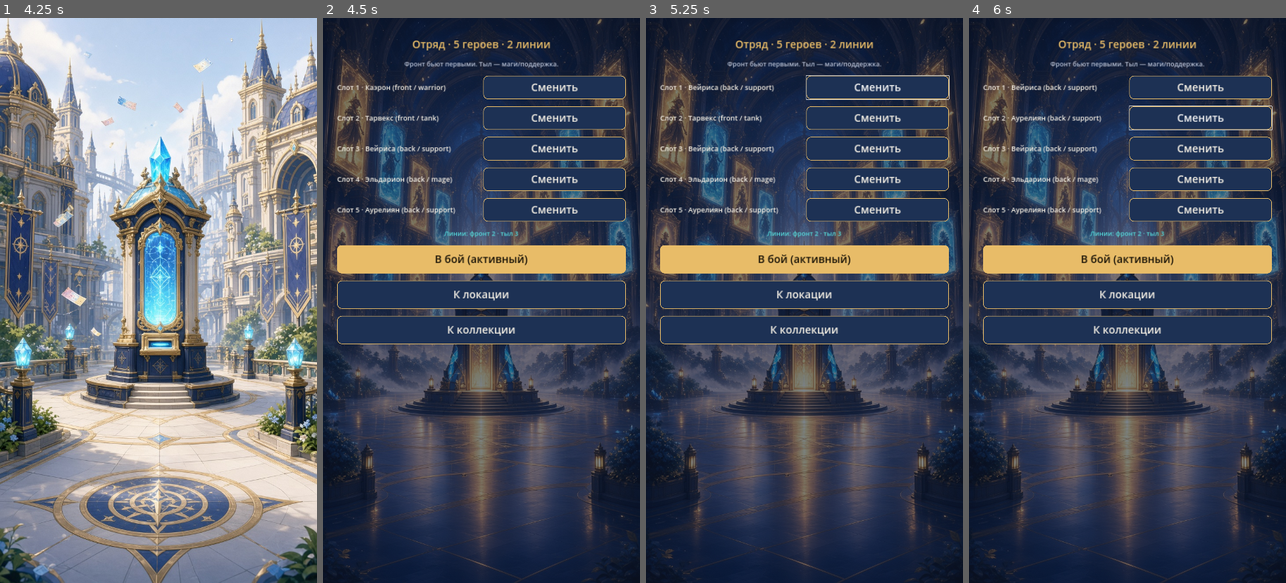
Above: before the commit, frames 1-4 (left to right).
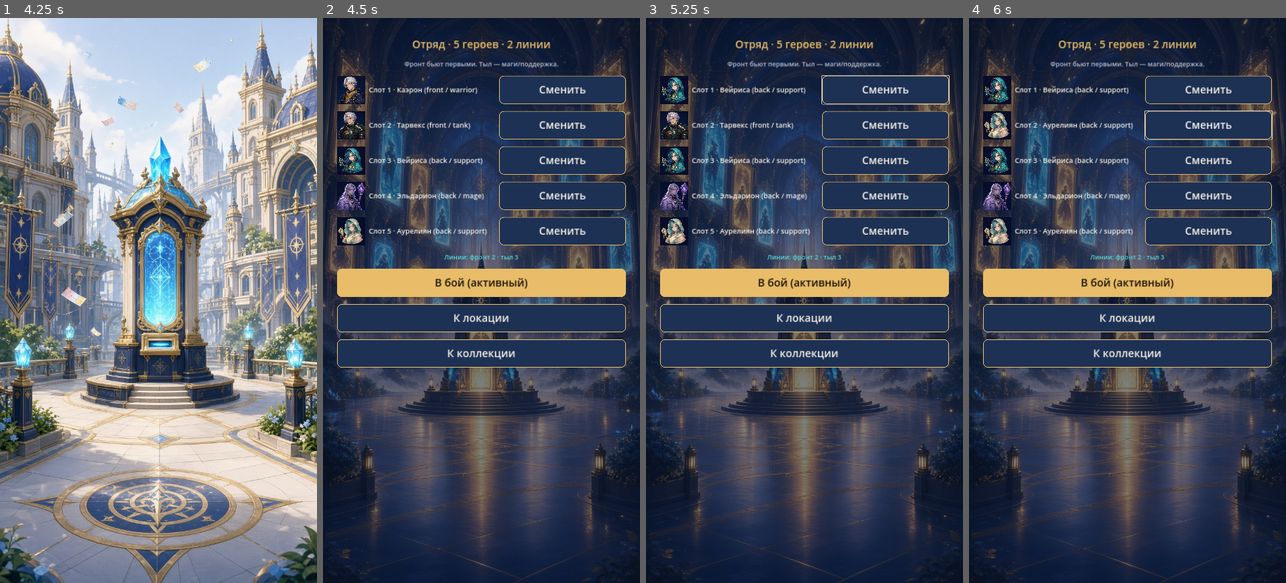
Above: after the commit, the same moments.

Repository: maillunex-lang/SarcasmAfk
Game: Godot game, scene res://scenes/boot/splash.tscn
The game is run twice, just before and just after one commit, with the same random seed, the same clock (stepped at 60 frames per second) and the same inputs.
Inputs:
- Up to frame 1 (4.25 s): click "Продолжить" at 0.5 s; click "Карта Уфы" at 1.25 s; click "Войти в Уфу · L01" at 2 s; click "1 · Диалог квеста" at 2.75 s; click "Пропуск" at 3.5 s
- Up to frame 2 (4.5 s): click "2 · Собрать отряд" at 4.25 s
- Up to frame 3 (5.25 s): click "Сменить" at 5 s
- Up to frame 4 (6 s): click "Сменить" at 5.75 s

Frame 1 is identical in both runs. In frame 2, 22% of the frame differs, in the area x 4-96%, y 10-62%; in frame 3, 22%; in frame 4, 22%.

Commit message:
CH01 test report + owner Q answers; fix live ULT auto_cast (T-132)
Record Q1–Q4/T-131 decisions; full mock/live cycle report; debug APK path.
Finish disables AutoCast when ultimate commands recorded; party portraits +
live put_party. CH01 remains not accepted; Stage E still blocked.

Co-authored-by: maillunex-lang <maillunex-lang@users.noreply.github.com>

Diff:
--- a/client/scripts/autoload/game_state.gd
+++ b/client/scripts/autoload/game_state.gd
@@ -266,6 +266,9 @@
 		party_ids.append("")
 	party_ids[index] = hero_id
 	save_game()
+	# Keep live party in sync when not mock (best-effort; offline still saves locally).
+	if api != null and not api.is_mock():
+		api.put_party(party_ids)
 	progress_changed.emit()
 	return true
 
--- a/client/scripts/ui/party_screen.gd
+++ b/client/scripts/ui/party_screen.gd
@@ -1,6 +1,7 @@
 extends "res://scripts/ui/screen_base.gd"
 
 var _slot_labels: Array = []
+var _slot_portraits: Array = []
 
 
 func _ready() -> void:
@@ -20,10 +21,17 @@
 		row.add_theme_constant_override("separation", 12)
 		vbox.add_child(row)
 		var slot_i := i
+		var portrait := TextureRect.new()
+		portrait.custom_minimum_size = Vector2(96, 96)
+		portrait.expand_mode = TextureRect.EXPAND_IGNORE_SIZE
+		portrait.stretch_mode = TextureRect.STRETCH_KEEP_ASPECT_COVERED
+		row.add_child(portrait)
+		_slot_portraits.append(portrait)
 		var lab := DesignTokens.make_label(_slot_text(i), 24, DesignTokens.COLOR_TEXT_IVORY, HORIZONTAL_ALIGNMENT_LEFT)
 		lab.size_flags_horizontal = Control.SIZE_EXPAND_FILL
 		row.add_child(lab)
 		_slot_labels.append(lab)
+		_apply_portrait(i)
 		var btn := DesignTokens.make_button("Сменить", false)
 		btn.custom_minimum_size = Vector2(220, 80)
 		btn.pressed.connect(func() -> void: _cycle_slot(slot_i))
@@ -59,6 +67,17 @@
 	return "Слот %d · %s (%s / %s)" % [i + 1, str(h.get("name", id)), str(h.get("row", "")), str(h.get("class", ""))]
 
 
+func _apply_portrait(i: int) -> void:
+	if i < 0 or i >= _slot_portraits.size():
+		return
+	var portrait: TextureRect = _slot_portraits[i]
+	var id := str(GameState.party_ids[i]) if i < GameState.party_ids.size() else ""
+	if id == "":
+		portrait.texture = null
+		return
+	portrait.texture = AssetPaths.tex(AssetPaths.hero_portrait(id))
+
+
 func _rows_summary() -> String:
 	var f := 0
 	var b := 0
@@ -86,8 +105,7 @@
 	var nxt: String = str(owned[(at + 1) % owned.size()])
 	GameState.set_party_slot(index, nxt)
 	(_slot_labels[index] as Label).text = _slot_text(index)
-	var summary := get_node_or_null("MarginContainer/VBoxContainer/RowsSummary")
-	# rebuild summary label text via search
+	_apply_portrait(index)
 	for c in get_children():
 		_refresh_summary_walk(c)
 
Not shown, changed: docs/DECISIONS.md
Not shown, changed: docs/OWNER_CLARIFICATIONS.md
Not shown, changed: docs/ROAD.md
Not shown, changed: docs/STATUS.md
Not shown, changed: docs/TASK_QUEUE.md
Not shown, added: docs/reports/CH01_ACCEPTANCE_TEST_2026-11-19.md
Not shown, changed: server/internal/httpapi/server.go
Not shown, changed: server/internal/httpapi/server_test.go
